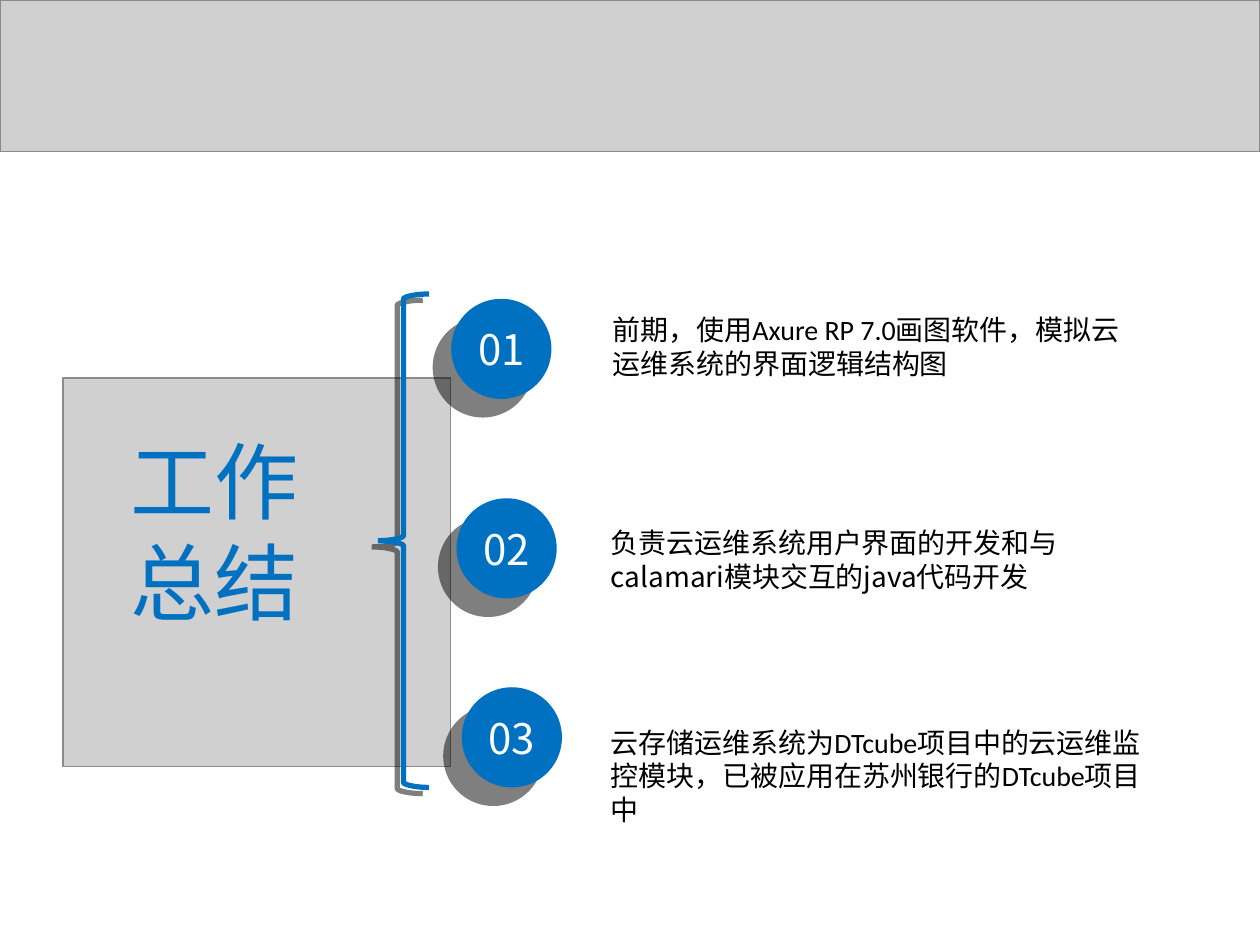
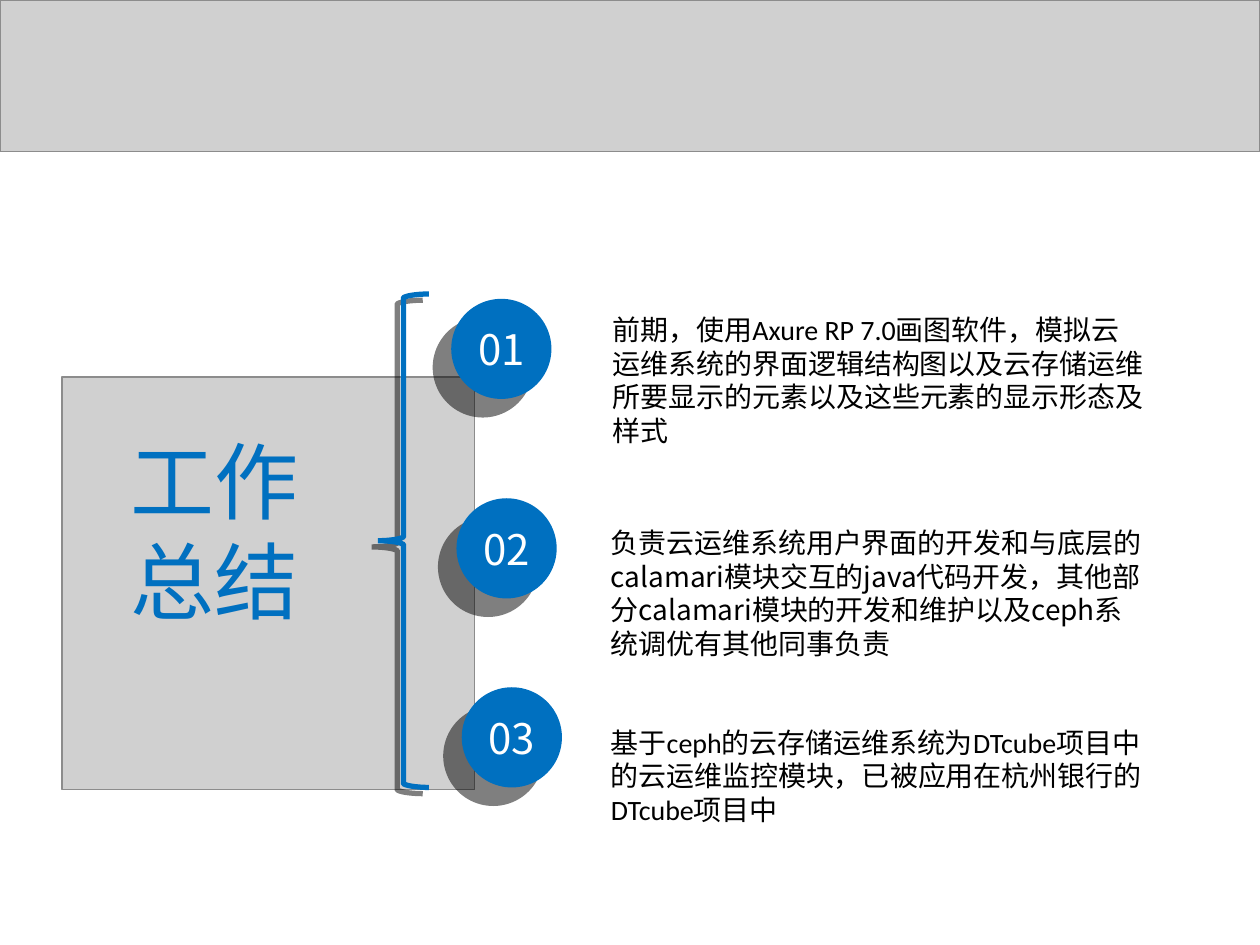
Before and after one commit to liaoliaoanxiao/mediumRepy, a slide deck: slide 19 of 论文/SA14226355孙君伟答辩.ppt (slide 23 before the commit). Drawn at 1260x945 pixels with LibreOffice and Linux fonts; fonts in the diff are those of the drawing; grey boxes stand for pictures. Boxes give left, top, right and bottom in pixels: in the first picture for what was removed or moved away, otherwise in the second. Text is boxed around its words. In the diff, an @@ line names an element or a change of style, - is before the commit and + after.

```diff
--- a/论文/SA14226355孙君伟答辩.ppt
+++ b/论文/SA14226355孙君伟答辩.ppt
@@ freeform shape at (x1=378, y1=294, x2=428, y2=788): outline redrawn @@
@@ text at (x1=613, y1=316, x2=1144, y2=444): text changed @@
-前期，使用Axure RP 7.0画图软件，模拟云运维系统的界面逻辑结构图
+前期，使用Axure RP 7.0画图软件，模拟云运维系统的界面逻辑结构图以及云存储运维所要显示的元素以及这些元素的显示形态及样式
@@ picture resized from (x1=63, y1=378, x2=451, y2=766) to (x1=62, y1=377, x2=474, y2=789) @@
@@ text at (x1=611, y1=529, x2=1142, y2=627): text changed @@
-负责云运维系统用户界面的开发和与calamari模块交互的java代码开发
+负责云运维系统用户界面的开发和与底层的calamari模块交互的java代码开发，其他部分calamari模块的开发和维护以及ceph系统调优有其他同事负责
@@ text at (x1=611, y1=729, x2=1142, y2=823): text changed @@
-云存储运维系统为DTcube项目中的云运维监控模块，已被应用在苏州银行的DTcube项目中
+基于ceph的云存储运维系统为DTcube项目中的云运维监控模块，已被应用在杭州银行的DTcube项目中
```
Also in this commit, not shown: 16 other slides changed, 2 slides added, 4 slides removed, 1 other file.
